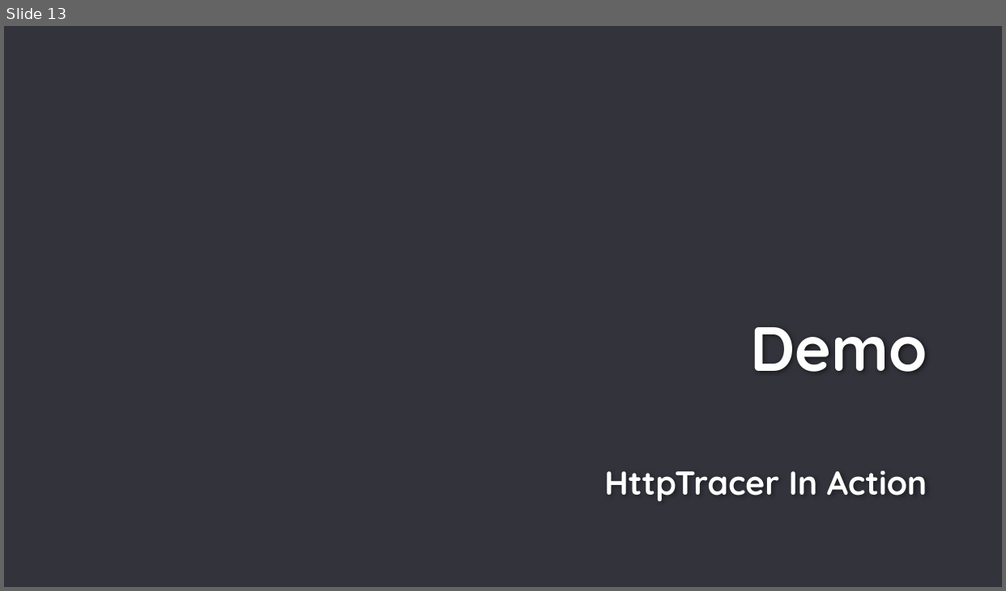
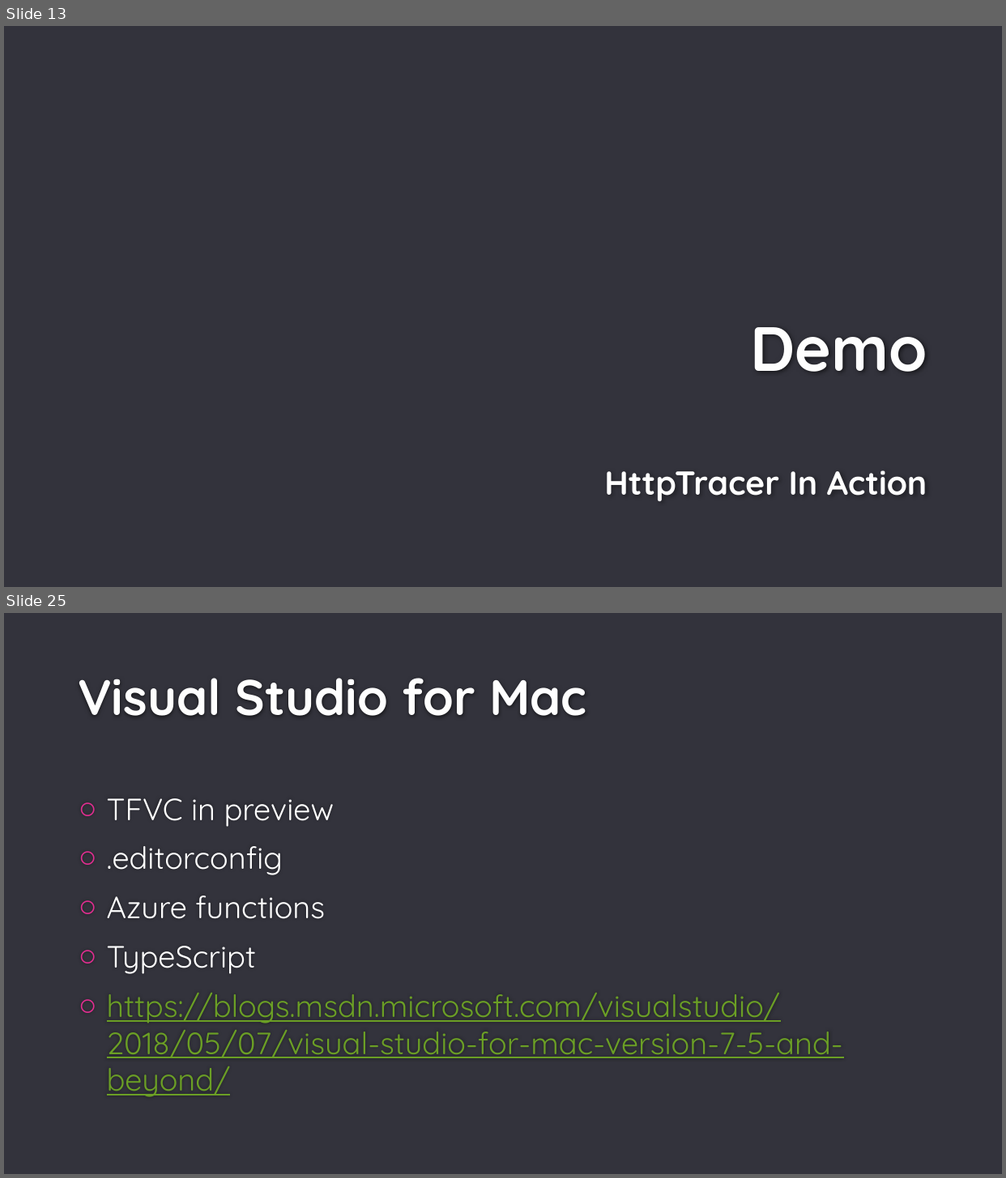
Before and after one commit to TorontoMobileDevelopers/Presentations, a slide deck: 2018-05-15_Build_HttpTracer_XF3/2018-05-15_Build_HttpTracer_XF3.pptx. Shown one above the other, each under a label of ours: slide 13 before the commit, slides 13 and 25 after it; the slides between them are not shown. The pictures are 1006x591 and 1006x1178 pixels, drawn with LibreOffice and Linux fonts; fonts in the diff are those of the drawing; background and template pictures are left out. Boxes give left, top, right and bottom in pixels: in the first picture for what was removed or moved away, otherwise in the second. Text is boxed around its words. In the diff, an @@ line names an element or a change of style, - is before the commit and + after.

```diff
--- a/2018-05-15_Build_HttpTracer_XF3/2018-05-15_Build_HttpTracer_XF3.pptx
+++ b/2018-05-15_Build_HttpTracer_XF3/2018-05-15_Build_HttpTracer_XF3.pptx
@@ slide 25 added at bbox=[4, 613, 1002, 1174], background #33333C @@
@@ title added at bbox=[78, 678, 587, 716], 48 pt, text #FEFEFE, bold @@
+Visual Studio for Mac
@@ text added at bbox=[107, 798, 843, 1097], 29.6 pt, text #6B9F25, underline @@
+○ TFVC in preview
+○ .editorconfig
+○ Azure functions
+○ TypeScript
+○ https://blogs.msdn.microsoft.com/visualstudio/2018/05/07/visual-studio-for-mac-version-7-5-and-beyond/
```
Also in this commit, not shown: 8 slides changed, 28 other slides added, 1 slide removed, 1 other file.
